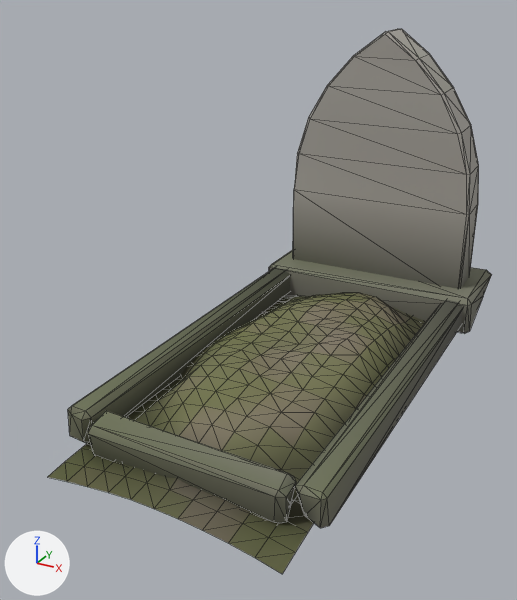
Renders of the glTF model godot/art/world/props/grave_gothic.glb from each side of a commit.
The view is the same before and after, from a 50 mm lens placed at (1.64, -4.55, 2.11), pointed at (-0.18, -1.24, 0.45). The axes (+X, +Y, +Z) are drawn at lower left. The lights are the same throughout. The picture after the commit comes second. Mesh edges are drawn as thin lines. Vertices at exactly the same position are counted once.

The older version as bpy lines, for what is in view:
```python
me_grave_gothic = bpy.data.meshes.new('grave_gothic')
me_grave_gothic.from_pydata(...)  # 418 vertices, 740 faces; spans x -0.76..0.78, y -2.54..0.66, z -0.1..1.84
me_grave_gothic.materials.append(mat_props)
ob_grave_gothic = bpy.data.objects.new('grave_gothic', me_grave_gothic)
ob_grave_gothic.location = (0.0, 0.0, 0.0)
```
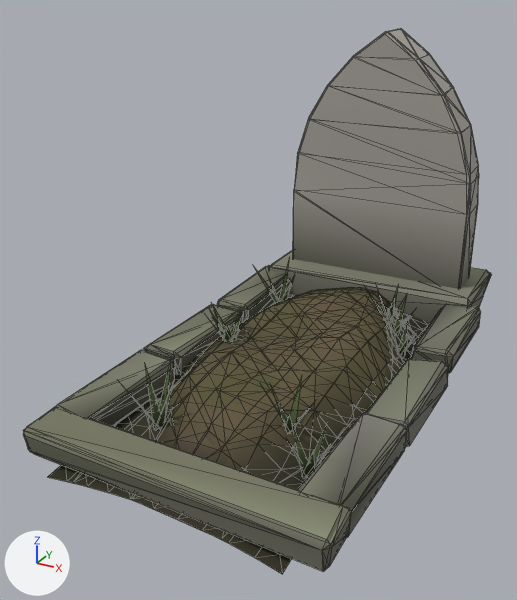
Changed parts and their boxes [x1, y1, x2, y2] in the pictures (517 x 600 px):
'grave_gothic', reshaped
    before: [48, 29, 491, 574]
    after: [23, 29, 491, 574]
'grave_gothic_LOD1', added
    after: [23, 29, 491, 573]
part 1 of me_grave_gothic, rebuilt (58% wider, 45% taller)
    before: [88, 411, 296, 523]
    after: [23, 408, 352, 571]
part 2 of me_grave_gothic, reshaped
    before: [68, 268, 463, 528]
    after: [56, 261, 481, 537]
part 3 of me_grave_gothic, recoloured
    both: [48, 250, 487, 574]

The change, as a diff of the scene's bpy script:
```diff
--- a/godot/art/world/props/grave_gothic.glb.py
+++ b/godot/art/world/props/grave_gothic.glb.py
@@ me_grave_gothic @@
 # used by ob_grave_gothic; location = (0.0, 0.0, 0.0)
-me_grave_gothic.from_pydata(...)  # 418 vertices, 740 faces; spans x -0.76..0.78, y -2.54..0.66, z -0.1..1.84
+me_grave_gothic.from_pydata(...)  # 664 vertices, 958 faces; spans x -0.85..0.84, y -2.54..0.66, z -0.11..1.84
+# me_grave_gothic part 1: the loose piece of 24 vertices spanning x -0.55..0.55, y -2.37..-2.18, z -0.07..0.15 is rebuilt with 24 vertices and now spans x -0.83..0.83, y -2.51..-2.24, z -0.06..0.12
+# me_grave_gothic part 2: 104 vertices moved from x -0.52..0.7, y -2.04..0.06, z -0.05..0.19 to x -0.52..0.79, y -2.04..0.07, z -0.03..0.24; 62 vertices removed from x -0.73..0.73, y -2.3..0.06, z -0.06..0.17; 308 vertices added at x -0.85..0.84, y -2.32..0.07, z -0.11..0.43
+# me_grave_gothic part 3: 431 kept faces spanning x -0.76..0.78, y -2.54..0.66, z -0.1..1.84 get new vertex colours
 me_grave_gothic.materials.append(mat_props)
@@ me_grave_gothic_lod1 @@
+me_grave_gothic_lod1.from_pydata(...)  # 363 vertices, 402 faces; spans x -0.84..0.84, y -2.54..0.65, z -0.11..1.85
+me_grave_gothic_lod1.materials.append(mat_props)
@@ ob_grave_gothic_lod1 @@
+ob_grave_gothic_lod1 = bpy.data.objects.new('grave_gothic_LOD1', me_grave_gothic_lod1)
+ob_grave_gothic_lod1.location = (0.0, 0.0, 0.0)
```
